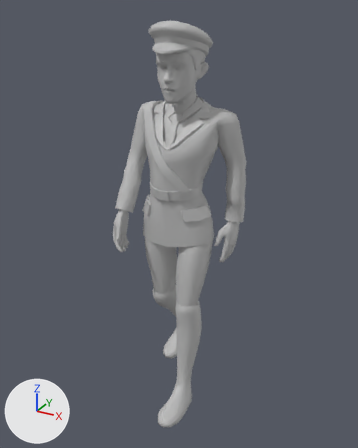
The FBX model Inter/Assets/Animations/Personagens/Models/serguei/Serguei_walk.fbx, before and after one commit.
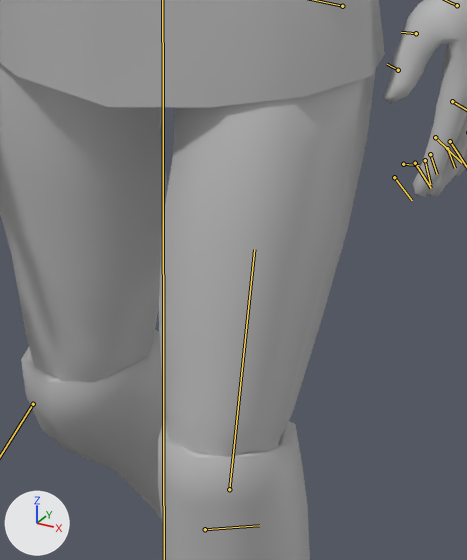
There are two pictures of each version: one whole from a camera (50 mm lens) standing at (1.159, -2.081, 2.035) and looking at (0.026, -0.021, 1.005), one close up on the part from 42% to 64% of the width and 51% to 72% of the height. Every picture has the same lights, and +X, +Y and +Z are marked at lower left. Both versions are drawn at frame 54 of the action 'Take 001'; the numbers are the values there. The bones that bend it are drawn over the model as lines in the close-ups.

Names of what the first close-up shows: 'new_soldado1:Head1'.
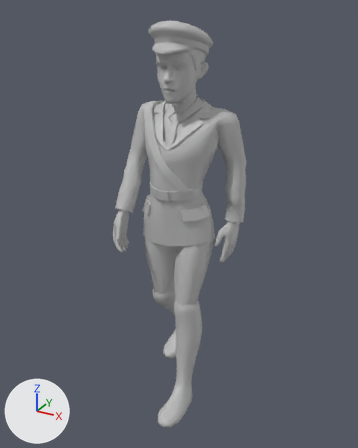
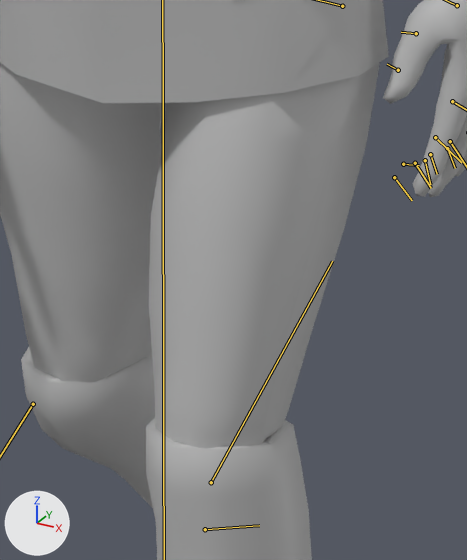
What differs and where, as boxes [x1, y1, x2, y2] in the close-ups (467 x 560 px):
'new_soldado1:Head1', posed
    both: [0, 0, 467, 560]

The change, as a list of edits to the scene's bpy script:
```text
Change bone_new_soldado_esq_femor:
    where bone_new_soldado_esq_femor = bpy.data.objects['Armature'].pose.bones['new_soldado:esq_femor']  # child of 'new_soldado:hips'
    bone_new_soldado_esq_femor.rotation_quaternion: (0.987, -0.035, 0.087, 0.127) -> (0.986, 0.074, 0.08, 0.126)  # degrees (-3, 10, 14) -> degrees (10, 8, 15)
Change bone_new_soldado_esq_calcanha:
    where bone_new_soldado_esq_calcanha = bpy.data.objects['Armature'].pose.bones['new_soldado:esq_calcanha']  # child of 'new_soldado:esq_joelho'
    bone_new_soldado_esq_calcanha.rotation_quaternion: (0.997, 0.012, -0.048, -0.062) -> (0.995, -0.054, 0.039, -0.068)  # degrees (2, -5, -7) -> degrees (-7, 4, -8)
```
